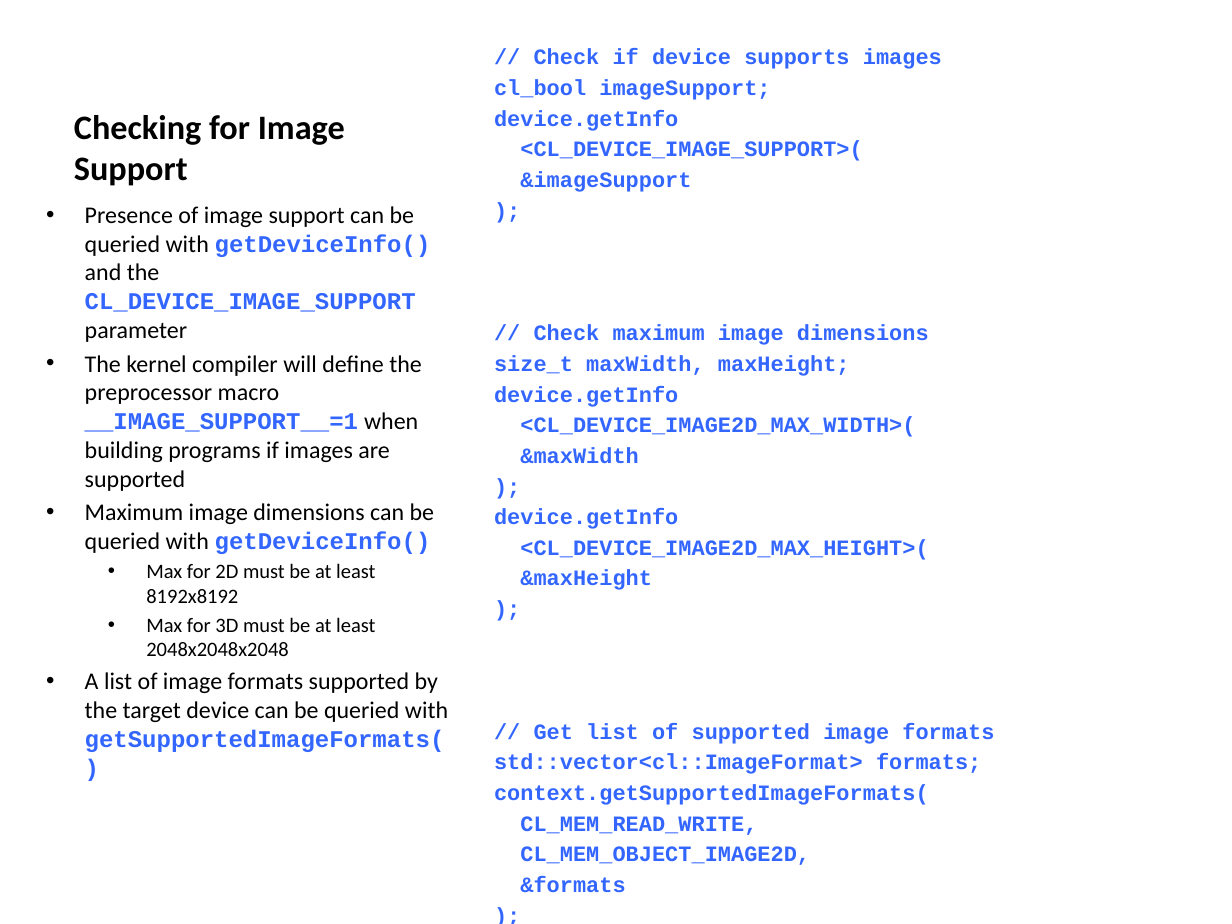
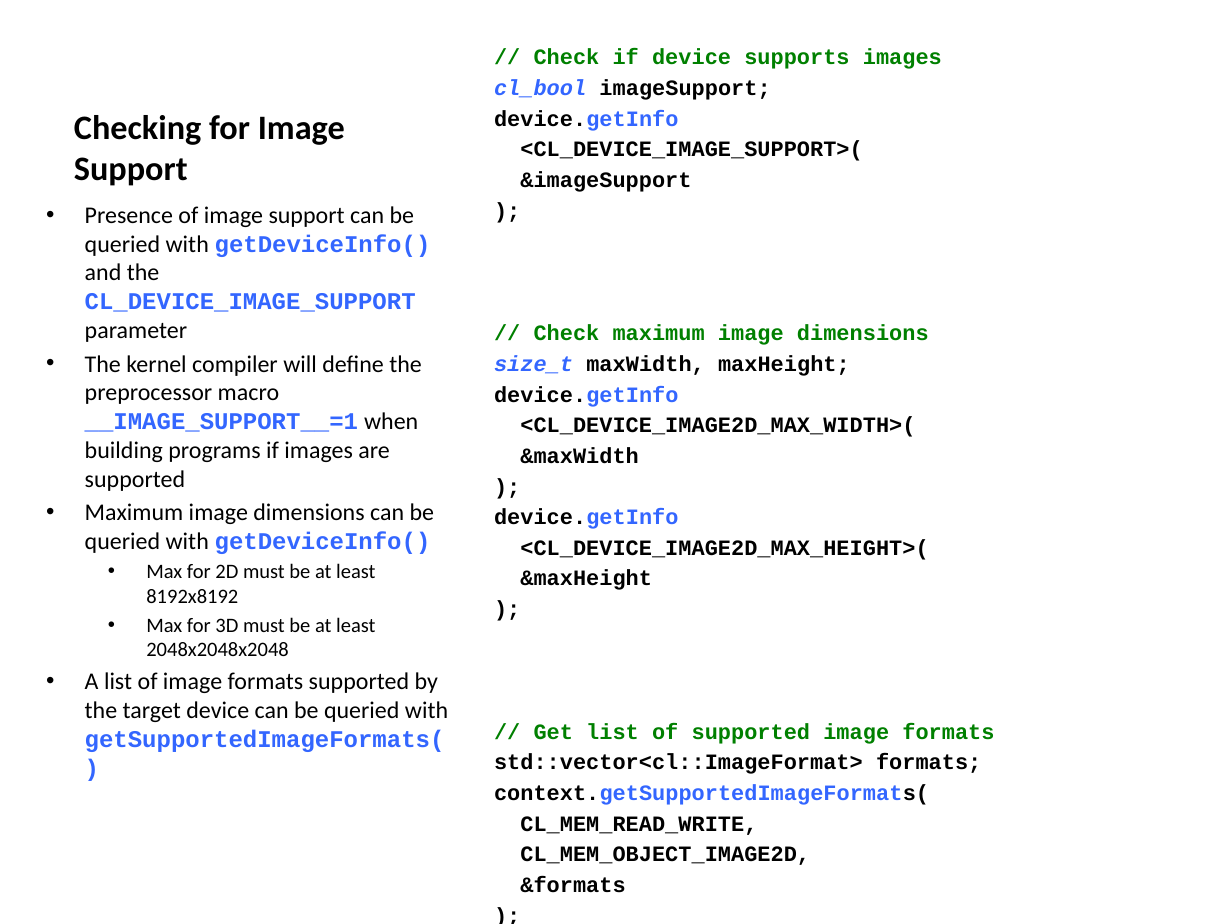
Before and after one commit to UoB-HPC/opencl-training-code, a slide deck: slide 76 of slides/advanced_part3.pptx. Drawn at 1232x924 pixels with LibreOffice and Linux fonts; fonts in the diff are those of the drawing. Boxes give left, top, right and bottom in pixels: in the first picture for what was removed or moved away, otherwise in the second. Text is boxed around its words. In the diff, an @@ line names an element or a change of style, - is before the commit and + after.

```diff
--- a/slides/advanced_part3.pptx
+++ b/slides/advanced_part3.pptx
@@ text "// Check if device supports ..." at box(494, 49, 994, 835): text colour #3366FF to #008000 in "// Check if device supports images", "// Check maximum image dimensions", "// Get list of supported image formats"; text colour #3366FF to #000000 in "imageSupport;", "device.getInfo", "<CL_DEVICE_IMAGE_SUPPORT>(", "&imageSupport" and 16 more places; italic on in "cl_bool", "size_t" @@
```
Also in this commit, not shown: 8 other slides changed, 3 other files.
